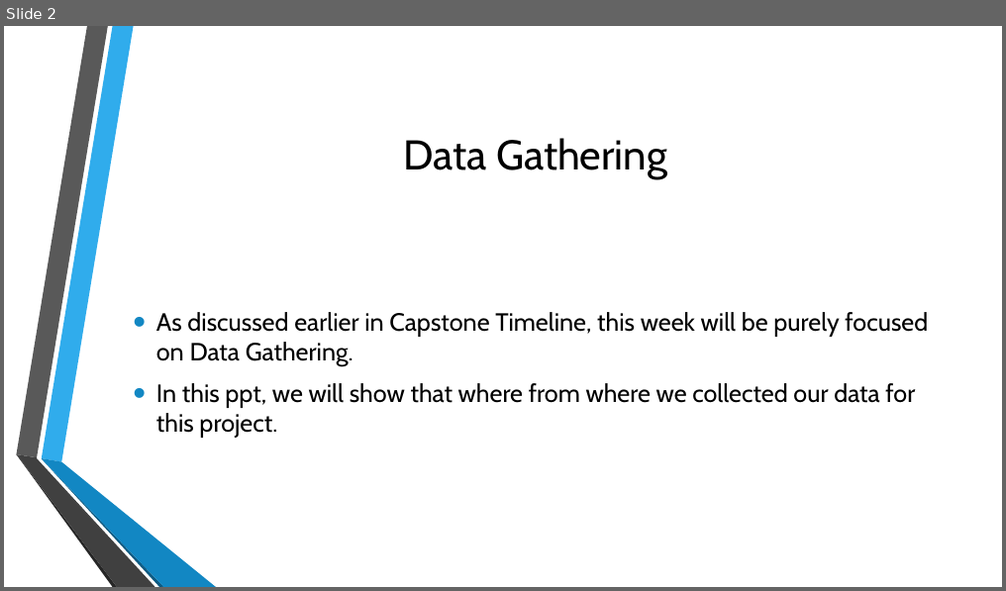
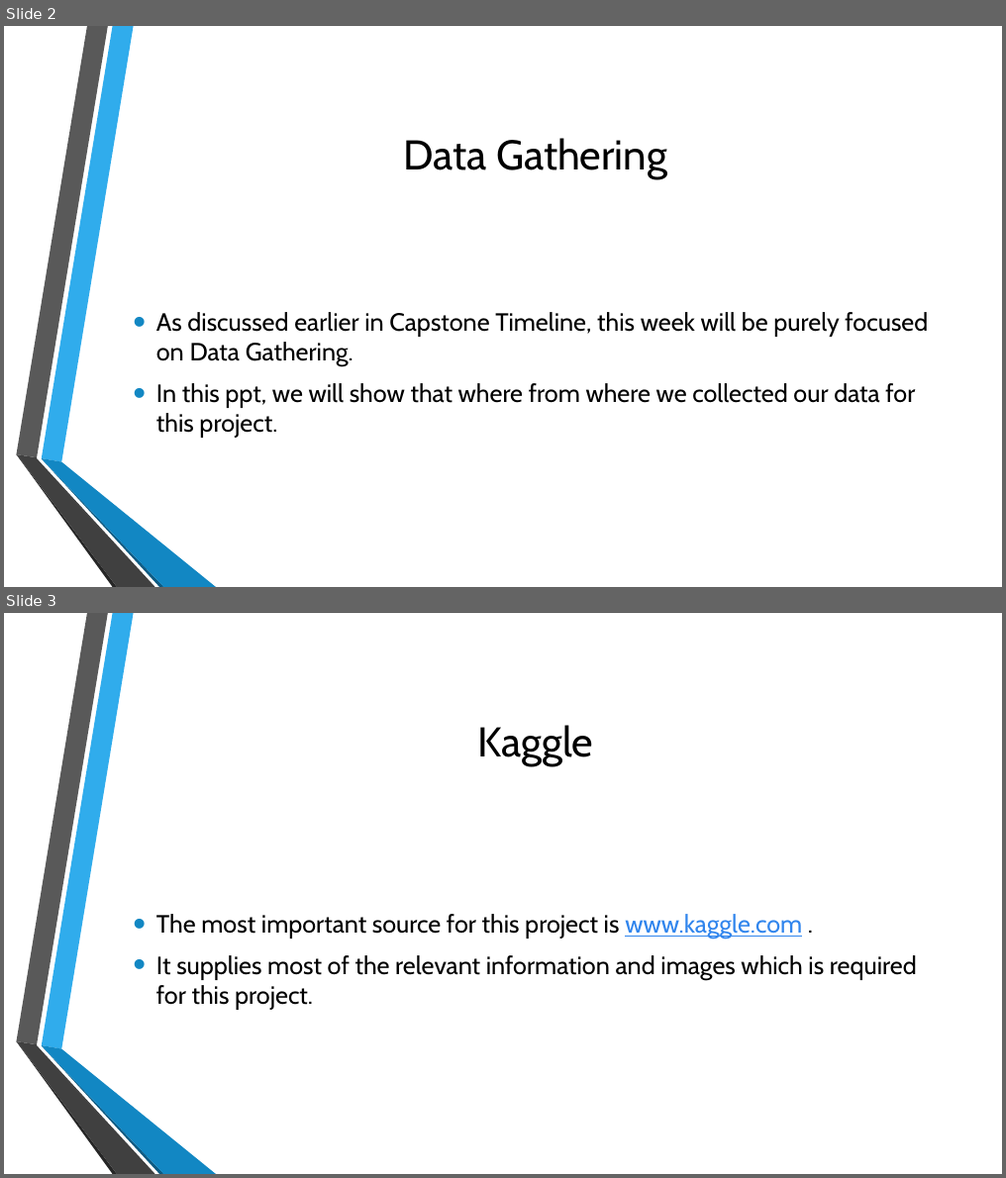
Before and after one commit to akashpapnai/Capstone-project, a slide deck: ppts/week 1.pptx. Shown one above the other, each under a label of ours: slide 2 before the commit, slides 2 and 3 after it. The pictures are 1006x591 and 1006x1178 pixels, drawn with LibreOffice and Linux fonts; fonts in the diff are those of the drawing; background and template pictures are left out. Boxes give left, top, right and bottom in pixels: in the first picture for what was removed or moved away, otherwise in the second. Text is boxed around its words. In the diff, an @@ line names an element or a change of style, - is before the commit and + after.

```diff
--- a/ppts/week 1.pptx
+++ b/ppts/week 1.pptx
@@ slide 3 added at [4,613,1002,1174], background picture (left out); not listed: 6 template elements that a slide beside it also shows @@
@@ title added at [477,725,593,766], 40 pt, text #000000 @@
+Kaggle
@@ text added at [156,914,917,1010], 24 pt, text #000000 @@
+• The most important source for this project is www.kaggle.com .
+• It supplies most of the relevant information and images which is required for this project.
```
Also in this commit, not shown: 1 other slide added.
